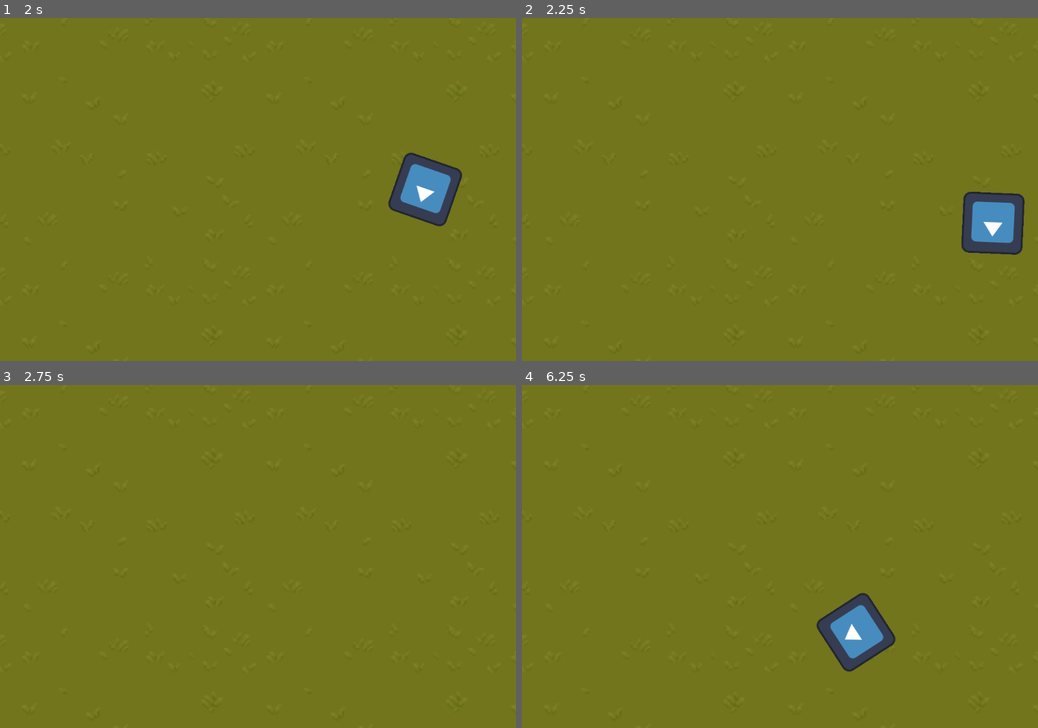
Above: before the commit, frames 1-4 (two rows, left to right).
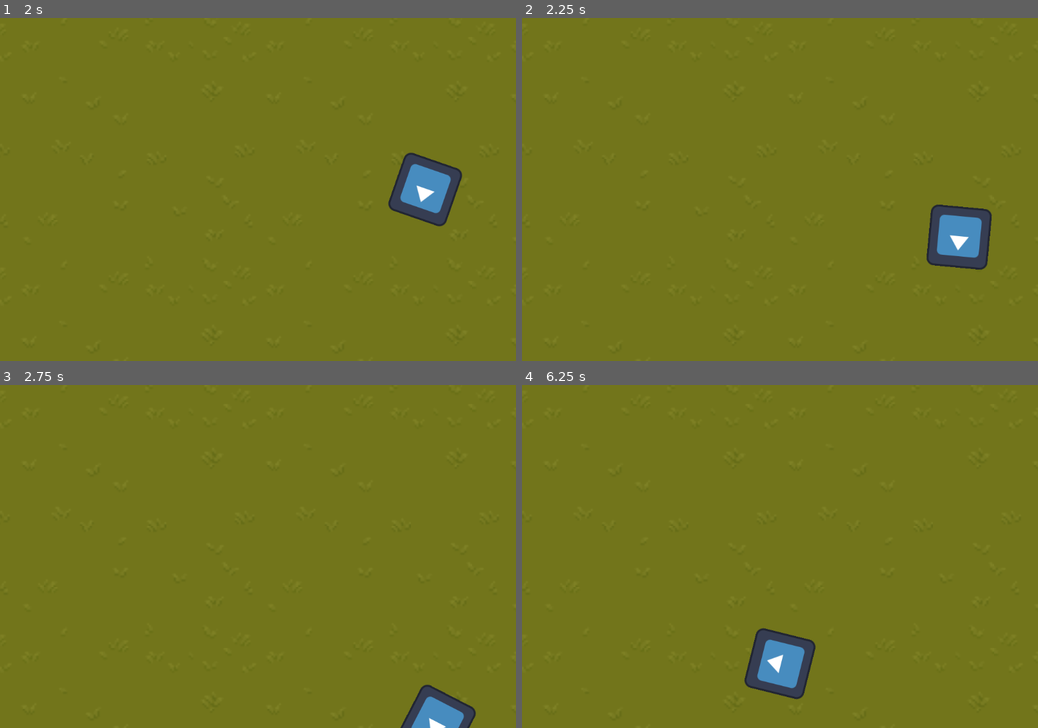
Above: after the commit, the same moments.

Repository: DasParijat/Ringtail-DE
Game: Godot game, scene res://RDE_Scenes/main_menu.tscn
The game is run twice, just before and just after one commit, with the same random seed, the same clock (stepped at 60 frames per second) and the same inputs. The engine's default icon, where the game draws it, is replaced by a stand-in: a white triangle on a blue panel in a dark square.
Inputs (mouse positions are in pixels of both pictures, inside the frame that each line leads up to):
- Up to frame 1 (2 s): click "Play" at 0.5 s; tap Enter at 1.25 s; move the mouse to (371, 172) at 1.27 s; hold Right (ui_right) from 1.28 s (still down)
- Up to frame 2 (2.25 s): move the mouse to (676, 206) at 2.02 s; release Right (ui_right) at 2.03 s; hold Down (ui_down) from 2.03 s (still down)
- Up to frame 3 (2.75 s): keep holding Down (ui_down)
- Up to frame 4 (6.25 s): move the mouse to (831, 481) at 2.77 s; release Down (ui_down) at 2.78 s; hold Right (ui_right) 2.78-3.53 s; tap Space at 3.5 s; move the mouse to (754, 625) at 3.52 s; hold Up (ui_up) 3.53-4.28 s; tap Enter at 4.25 s; move the mouse to (934, 607) at 4.27 s; hold Left (ui_left) 4.28-5.78 s; move the mouse to (625, 505) at 5.02 s; move the mouse to (805, 556) at 5.77 s; hold Down (ui_down) from 5.78 s (still down)

Frame 1 is identical in both runs. In frame 2, 3.3% of the frame differs, in the area x 78-98%, y 50-74%; in frame 3, 1.2%; in frame 4, 4.2%, in the area x 43-73%, y 60-92%.

Commit message:
Added key mapping for player movement

Diff:
--- a/RDE_Scripts/player_movement.gd
+++ b/RDE_Scripts/player_movement.gd
@@ -12,8 +12,8 @@
 
 func movement(cur_speed : float):
 	look_at(get_global_mouse_position())
-	print("yo")
-	var input_direction = Input.get_vector("ui_left", "ui_right", "ui_up", "ui_down") #inputs are temp
+
+	var input_direction = Input.get_vector("move_left", "move_right", "move_up", "move_down")
 	velocity = input_direction * (cur_speed * speed_modifier)
 
 	move_and_slide()
--- a/project.godot
+++ b/project.godot
@@ -43,6 +43,35 @@
 , Object(InputEventKey,"resource_local_to_scene":false,"resource_name":"","device":-1,"window_id":0,"alt_pressed":false …(186 unchanged characters)…
 ]
 }
+move_left={
+"deadzone": 0.5,
+"events": [Object(InputEventKey,"resource_local_to_scene":false,"resource_name":"","device":-1,"window_id":0,"alt_pressed":false,"shift_pressed":false,"ctrl_pressed":false,"meta_pressed":false,"pressed":false,"keycode":0,"physical_keycode":65,"key_label":0,"unicode":97,"location":0,"echo":false,"script":null)
+, Object(InputEventKey,"resource_local_to_scene":false,"resource_name":"","device":-1,"window_id":0,"alt_pressed":false,"shift_pressed":false,"ctrl_pressed":false,"meta_pressed":false,"pressed":false,"keycode":0,"physical_keycode":4194319,"key_label":0,"unicode":0,"location":0,"echo":false,"script":null)
+]
+}
+move_right={
+"deadzone": 0.5,
+"events": [Object(InputEventKey,"resource_local_to_scene":false,"resource_name":"","device":-1,"window_id":0,"alt_pressed":false,"shift_pressed":false,"ctrl_pressed":false,"meta_pressed":false,"pressed":false,"keycode":0,"physical_keycode":68,"key_label":0,"unicode":100,"location":0,"echo":false,"script":null)
+, Object(InputEventKey,"resource_local_to_scene":false,"resource_name":"","device":-1,"window_id":0,"alt_pressed":false,"shift_pressed":false,"ctrl_pressed":false,"meta_pressed":false,"pressed":false,"keycode":0,"physical_keycode":4194321,"key_label":0,"unicode":0,"location":0,"echo":false,"script":null)
+]
+}
+move_up={
+"deadzone": 0.5,
+"events": [Object(InputEventKey,"resource_local_to_scene":false,"resource_name":"","device":-1,"window_id":0,"alt_pressed":false,"shift_pressed":false,"ctrl_pressed":false,"meta_pressed":false,"pressed":false,"keycode":0,"physical_keycode":87,"key_label":0,"unicode":119,"location":0,"echo":false,"script":null)
+, Object(InputEventKey,"resource_local_to_scene":false,"resource_name":"","device":-1,"window_id":0,"alt_pressed":false,"shift_pressed":false,"ctrl_pressed":false,"meta_pressed":false,"pressed":false,"keycode":0,"physical_keycode":4194320,"key_label":0,"unicode":0,"location":0,"echo":false,"script":null)
+]
+}
+move_down={
+"deadzone": 0.5,
+"events": [Object(InputEventKey,"resource_local_to_scene":false,"resource_name":"","device":-1,"window_id":0,"alt_pressed":false,"shift_pressed":false,"ctrl_pressed":false,"meta_pressed":false,"pressed":false,"keycode":0,"physical_keycode":83,"key_label":0,"unicode":115,"location":0,"echo":false,"script":null)
+, Object(InputEventKey,"resource_local_to_scene":false,"resource_name":"","device":-1,"window_id":0,"alt_pressed":false,"shift_pressed":false,"ctrl_pressed":false,"meta_pressed":false,"pressed":false,"keycode":0,"physical_keycode":4194322,"key_label":0,"unicode":0,"location":0,"echo":false,"script":null)
+]
+}
+sprint={
+"deadzone": 0.5,
+"events": [Object(InputEventKey,"resource_local_to_scene":false,"resource_name":"","device":-1,"window_id":0,"alt_pressed":false,"shift_pressed":false,"ctrl_pressed":false,"meta_pressed":false,"pressed":false,"keycode":0,"physical_keycode":4194325,"key_label":0,"unicode":0,"location":0,"echo":false,"script":null)
+]
+}
 
 [rendering]
 
Not shown, changed: README.md
